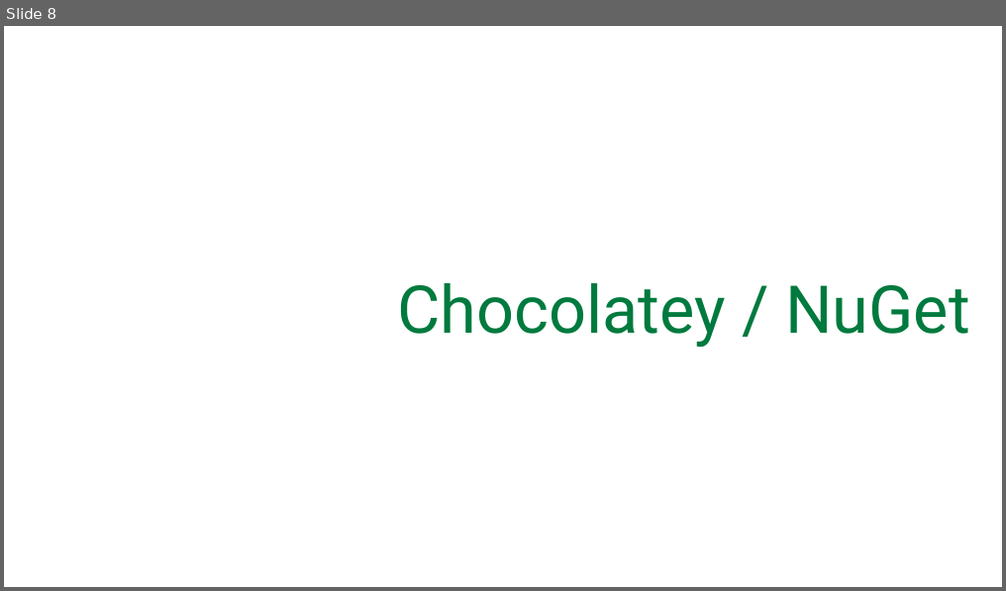
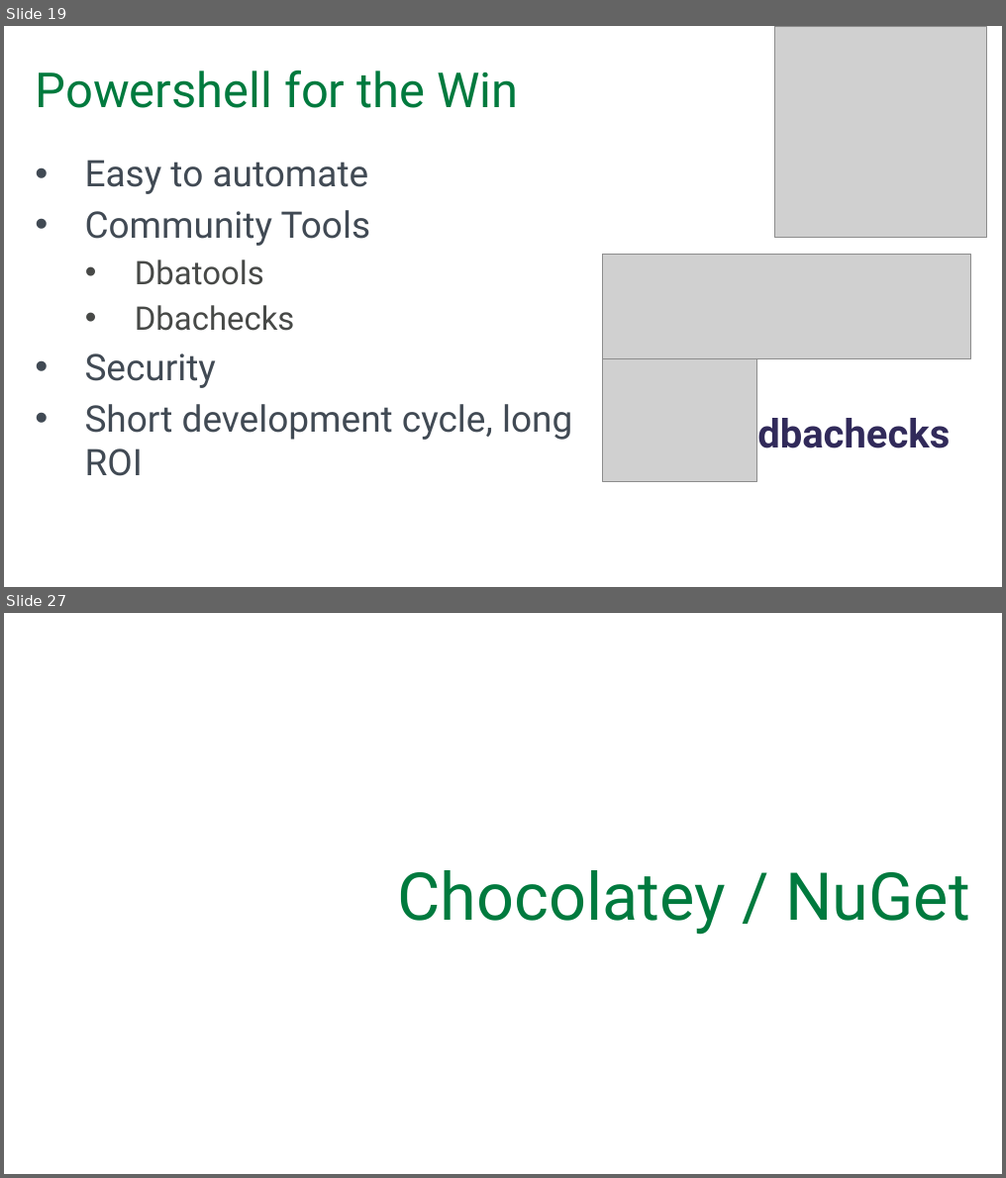
Before and after one commit to SQLPioneer/Presentations, a slide deck: Automation/EnvironmentAutomation.pptx. Shown one above the other, each under a label of ours: slide 8 before the commit, slides 19 and 27 after it; the slides between them are not shown. The pictures are 1006x591 and 1006x1178 pixels, drawn with LibreOffice and Linux fonts; fonts in the diff are those of the drawing; grey boxes stand for pictures; background and template pictures are left out. Boxes give left, top, right and bottom in pixels: in the first picture for what was removed or moved away, otherwise in the second. Text is boxed around its words. In the diff, an @@ line names an element or a change of style, - is before the commit and + after.

```diff
--- a/Automation/EnvironmentAutomation.pptx
+++ b/Automation/EnvironmentAutomation.pptx
@@ slide 19 added at box(4, 26, 1002, 587), background #FFFFFF @@
@@ picture added at box(775, 26, 987, 238) @@
@@ title added at box(36, 71, 519, 108), 44 pt, text #007A3E @@
+Powershell for the Win
@@ text added at box(85, 160, 572, 476), 33.3 pt, text #414A54 @@
+• Easy to automate
+• Community Tools
+  • Dbatools
+  • Dbachecks
+• Security
+• Short development cycle, long ROI
@@ picture added at box(602, 254, 970, 361) @@
@@ picture added at box(602, 360, 757, 481) @@
@@ text added at box(757, 418, 949, 449), 36 pt, text #312A5A, bold @@
+dbachecks
@@ what was slide 8 is now slide 27 @@
```
Also in this commit, not shown: 3 slides changed, 20 other slides added.
